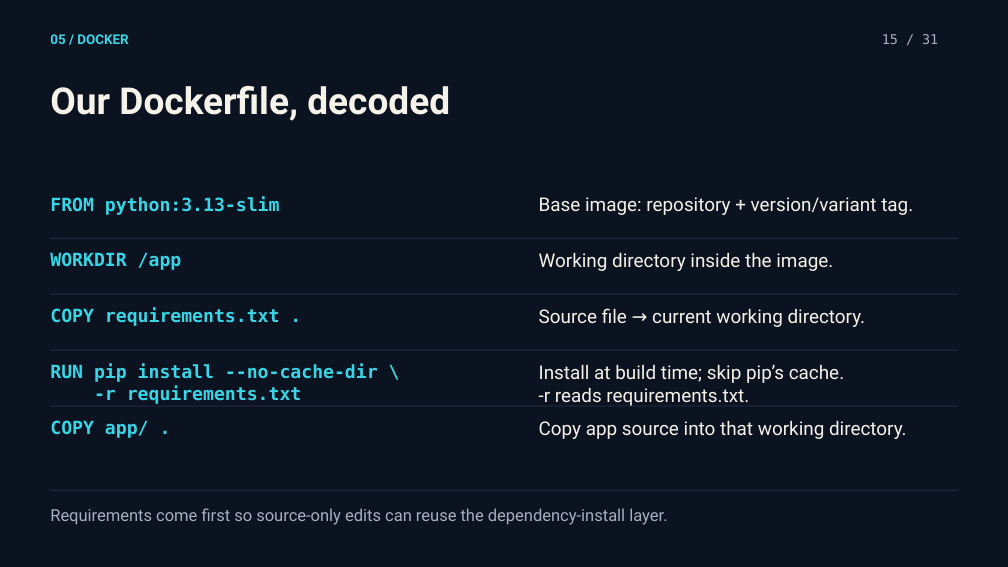
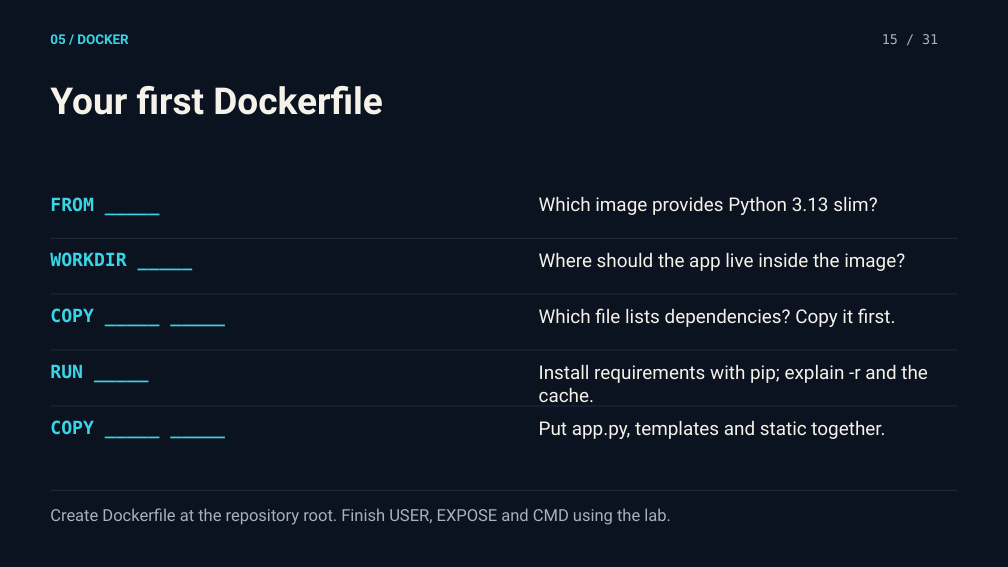
Before and after one commit to APP-Factory-USIU/AF-P1-Docker, a slide deck: slide 15 of slides/docker-introduction.pptx. Drawn at 1008x567 pixels with LibreOffice and Linux fonts; fonts in the diff are those of the drawing. Boxes give left, top, right and bottom in pixels: in the first picture for what was removed or moved away, otherwise in the second. Text is boxed around its words. In the diff, an @@ line names an element or a change of style, - is before the commit and + after.

Commit message:
Turn Docker workshop into a guided lab
Move completed Docker configuration into an instructor answer key and
teach students to create the files through staged exercises. Update
documentation, slides, CI, and app defaults for the starter workflow.

```diff
--- a/slides/docker-introduction.pptx
+++ b/slides/docker-introduction.pptx
@@ text at (50, 86, 383, 115): text changed @@
-Our Dockerfile, decoded
+Your first Dockerfile
@@ text at (50, 197, 94, 211): text changed @@
-FROM python:3.13-slim
+FROM _____
@@ text at (539, 197, 877, 215): text changed @@
-Base image: repository + version/variant tag.
+Which image provides Python 3.13 slim?
@@ text at (50, 252, 126, 266): text changed @@
-WORKDIR /app
+WORKDIR _____
@@ text at (539, 253, 905, 271): text changed @@
-Working directory inside the image.
+Where should the app live inside the image?
@@ text at (50, 308, 94, 323): text changed @@
-COPY requirements.txt .
+COPY _____ _____
@@ text at (539, 308, 896, 327): text changed @@
-Source file → current working directory.
+Which file lists dependencies? Copy it first.
@@ text at (50, 365, 83, 378): text changed @@
-RUN pip install --no-cache-dir \
--r requirements.txt
+RUN _____
@@ text at (539, 365, 928, 402): text changed @@
-Install at build time; skip pip’s cache.
--r reads requirements.txt.
+Install requirements with pip; explain -r and the cache.
@@ text at (50, 420, 94, 435): text changed @@
-COPY app/ .
+COPY _____ _____
@@ text at (539, 421, 885, 439): text changed @@
-Copy app source into that working directory.
+Put app.py, templates and static together.
@@ text at (50, 508, 671, 525): text changed @@
-Requirements come first so source-only edits can reuse the dependency-install layer.
+Create Dockerfile at the repository root. Finish USER, EXPOSE and CMD using the lab.
```
Also in this commit, not shown: 2 other slides changed, 1 slide added, 1 slide removed, 13 other files.
